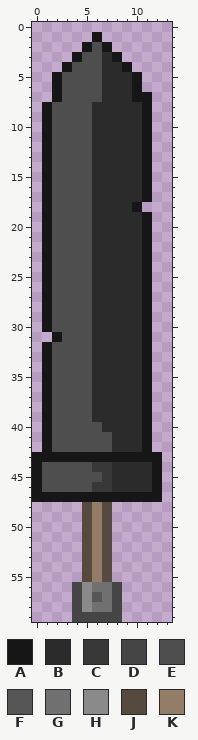
Edited in one commit: pixel-art file (Assets/Art/aseprite_backup/weapon/greatsword.aseprite). Above is the file before it was changed.
14x60 pixels, 1 frame. Colours within 5 levels of each other are drawn and written as one.
Palette (. is transparent): A #161616  B #2b2b2b  C #383838  D #454545  E #4e4e4e  F #565656  G #707070  H #8a8a8a  J #564a3e  K #937d67
Pixels before, first column x 0:
 1 ......A......
 2 .....AEA.....
 3 ....AEEBA....
 4 ...AEEEBBA...
 5 ..AEEEEBBBA..
 6 ..AEEEEBBBA..
 7 ..AEEEEBBBAA.
 8 .AEEEEBBBBBA.
 9 .AEEEEBBBBBA.
10 .AEEEEBBBBBA.
11 .AEEEEBBBBBA.
12 .AEEEEBBBBBA.
13 .AEEEEBBBBBA.
14 .AEEEEBBBBBA.
15 .AEEEEBBBBBA.
16 .AEEEEBBBBBA.
17 .AEEEEBBBBBA.
18 .AEEEEBBBBA..
19 .AEEEEBBBBBA.
20 .AEEEEBBBBBA.
21 .AEEEEBBBBBA.
22 .AEEEEBBBBBA.
23 .AEEEEBBBBBA.
24 .AEEEEBBBBBA.
25 .AEEEEBBBBBA.
26 .AEEEEBBBBBA.
27 .AEEEEBBBBBA.
28 .AEEEEBBBBBA.
29 .AEEEEBBBBBA.
30 .AEEEEBBBBBA.
31 ..AEEEBBBBBA.
32 .AEEEEBBBBBA.
33 .AEEEEBBBBBA.
34 .AEEEEBBBBBA.
35 .AEEEEBBBBBA.
36 .AEEEEBBBBBA.
37 .AEEEEBBBBBA.
38 .AEEEEBBBBBA.
39 .AEEEEBBBBBA.
40 .AEEEEEBBBBA.
41 .AEEEEEEBBBA.
42 .AEEEEEEBBBA.
43 AAAAAAAAAAAAA
44 AEEEEECCBBBBA
45 AEEEEEECBBBBA
46 AEEEEECCBBBBA
47 AAAAAAAAAAAAA
48 .....JKJ.....
49 .....JKJ.....
50 .....JKJ.....
51 .....JKJ.....
52 .....JKJ.....
53 .....JKJ.....
54 .....JKJ.....
55 .....JKJ.....
56 ....DHGGD....
57 ....DHFGD....
58 ....DHGGD....
59 ....DDDDD....
The result:
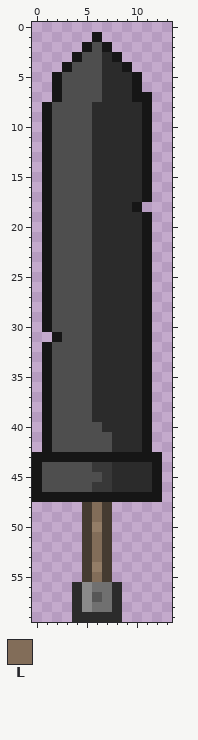
Colours new in this view: L #826d59
The exact change:
Colour J changes from #564a3e to #453b31.
Colour D becomes colour B in rows 56 to 58 at x 4 and 8; in row 59 at x 4 to 8.
Colour K becomes colour L in rows 48 to 49 at x 6; in rows 51 to 53 at x 6; in row 55 at x 6.
Boxes around the changes in both pictures, in picture pixels (x1, y1, x2, y2):
changed: (72, 502, 122, 622)
